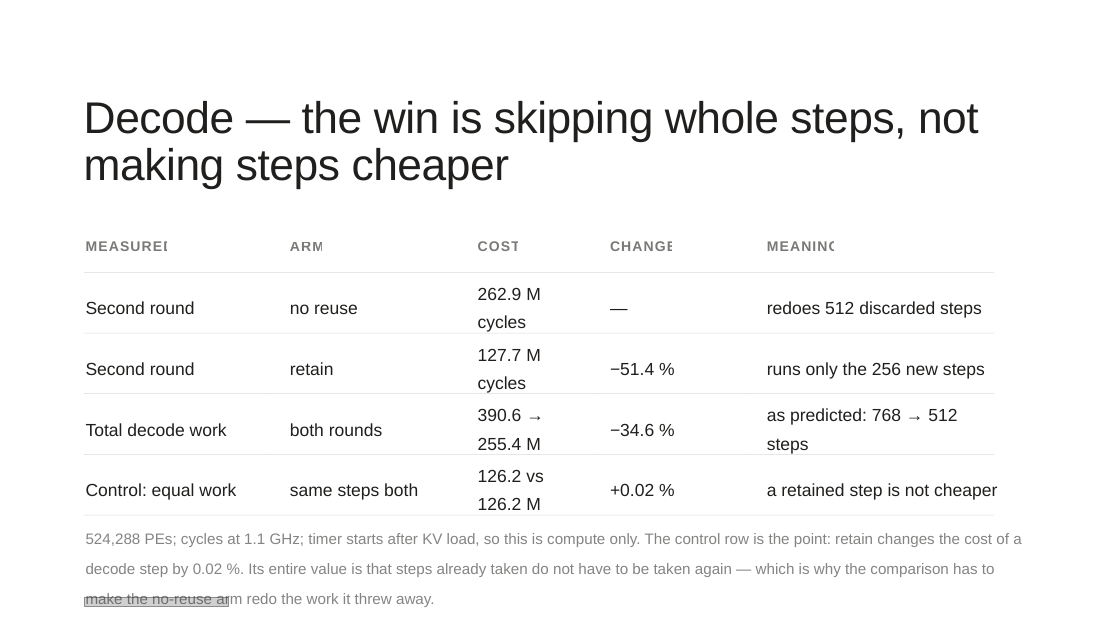
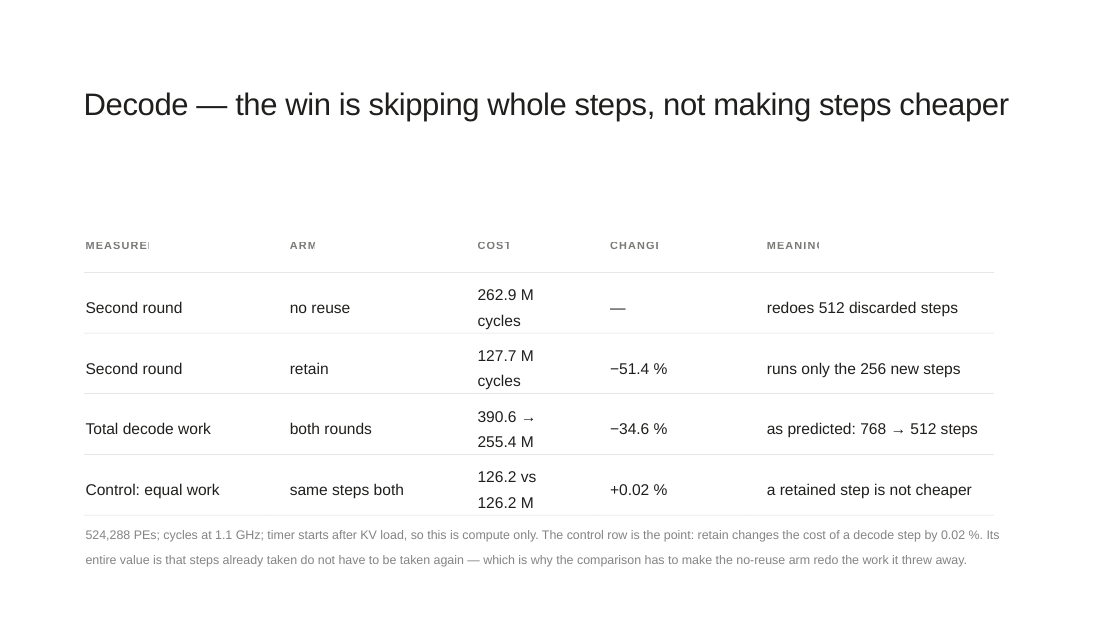
Before and after one commit to happyandslow/agent-memory, a slide deck: slide 10 of projects/WaferEngine-staging/meetings/2026-07-20.pptx (slide 7 before the commit). Drawn at 1120x630 pixels with LibreOffice and Linux fonts; fonts in the diff are those of the drawing; grey boxes stand for pictures. Boxes give left, top, right and bottom in pixels: in the first picture for what was removed or moved away, otherwise in the second. Text is boxed around its words. In the diff, an @@ line names an element or a change of style, - is before the commit and + after.

```diff
--- a/projects/WaferEngine-staging/meetings/2026-07-20.pptx
+++ b/projects/WaferEngine-staging/meetings/2026-07-20.pptx
@@ text "Decode — the win is ..." at (84,92,1009,122): size 57 to 39.9 pt; line spacing 0.9 to 0.7 @@
@@ size 18 to 14 pt in 5 elements at (86,242,156,249), (290,242,317,249), (478,242,512,249), (610,242,663,249), (767,242,825,249) @@
@@ size 22.5 to 20 pt in 20 elements at (86,301,183,313), (290,304,350,313), (478,289,534,329), (767,301,958,316), (86,362,183,374), (290,362,329,374), (478,350,534,390), (610,363,649,374), (767,362,960,377), (86,422,211,434), (290,422,372,434), (478,411,534,447), (610,423,649,434), (767,422,978,438), (86,483,220,498), (290,483,404,498), (478,471,537,508), (610,484,649,495), (767,483,972,498), (609,297,738,311) @@
@@ text "524,288 PEs; cycles at 1.1 ..." at (86,530,1000,567): size 19.5 to 16 pt @@
@@ picture removed at (84,597,228,606) @@
```
Also in this commit, not shown: 6 other slides changed, 6 slides added, 13 other files.
